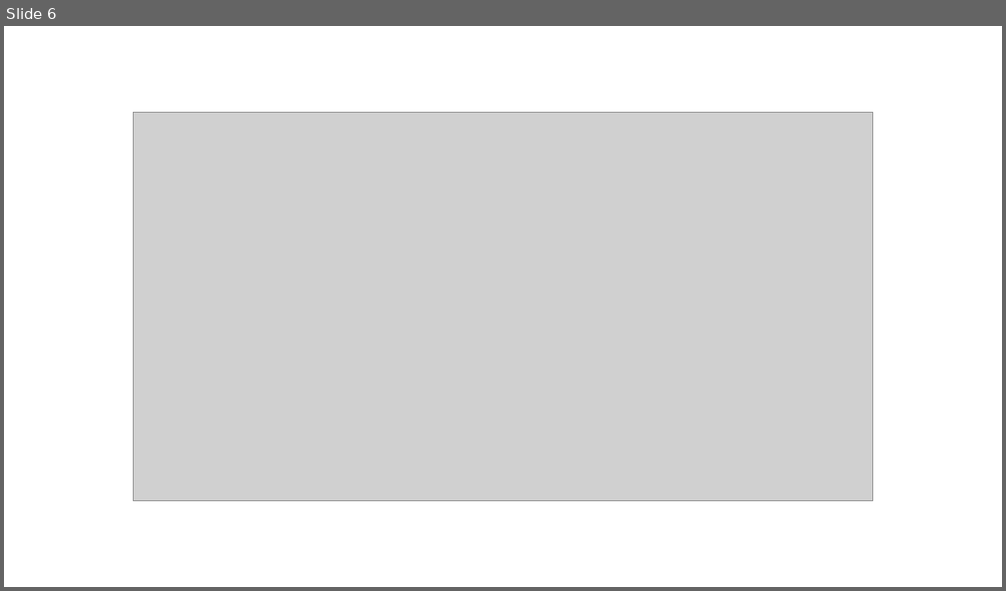
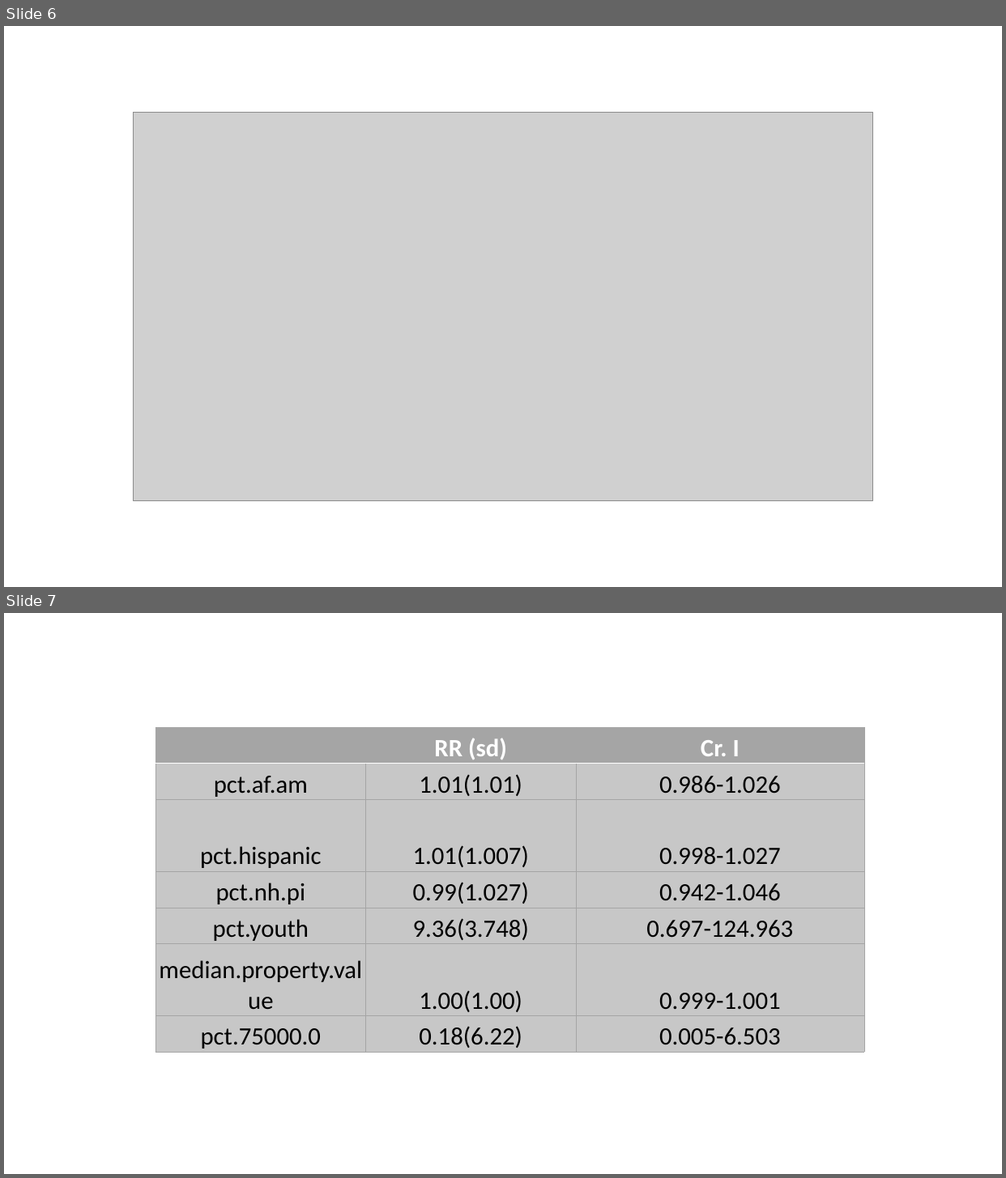
Before and after one commit to emilyrfl/SDSS-Datahack-2019, a slide deck: powerpoint.pptm. Shown one above the other, each under a label of ours: slide 6 before the commit, slides 6 and 7 after it. The pictures are 1006x591 and 1006x1178 pixels, drawn with LibreOffice and Linux fonts; fonts in the diff are those of the drawing; grey boxes stand for pictures. Boxes give left, top, right and bottom in pixels: in the first picture for what was removed or moved away, otherwise in the second. Text is boxed around its words. In the diff, an @@ line names an element or a change of style, - is before the commit and + after.

Commit message:
updated presentation and results table

```diff
--- a/powerpoint.pptm
+++ b/powerpoint.pptm
@@ slide 7 added at [4,613,1002,1174], background #FFFFFF @@
@@ table added at [156,727,865,1053], 7 rows, 3 columns @@
+ | RR (sd) | Cr. I
+pct.af.am | 1.01(1.01) | 0.986-1.026
+pct.hispanic | 1.01(1.007) | 0.998-1.027
+pct.nh.pi | 0.99(1.027) | 0.942-1.046
+pct.youth | 9.36(3.748) | 0.697-124.963
+median.property.value | 1.00(1.00) | 0.999-1.001
+pct.75000.0 | 0.18(6.22) | 0.005-6.503
```
Also in this commit, not shown: 1 other file.
